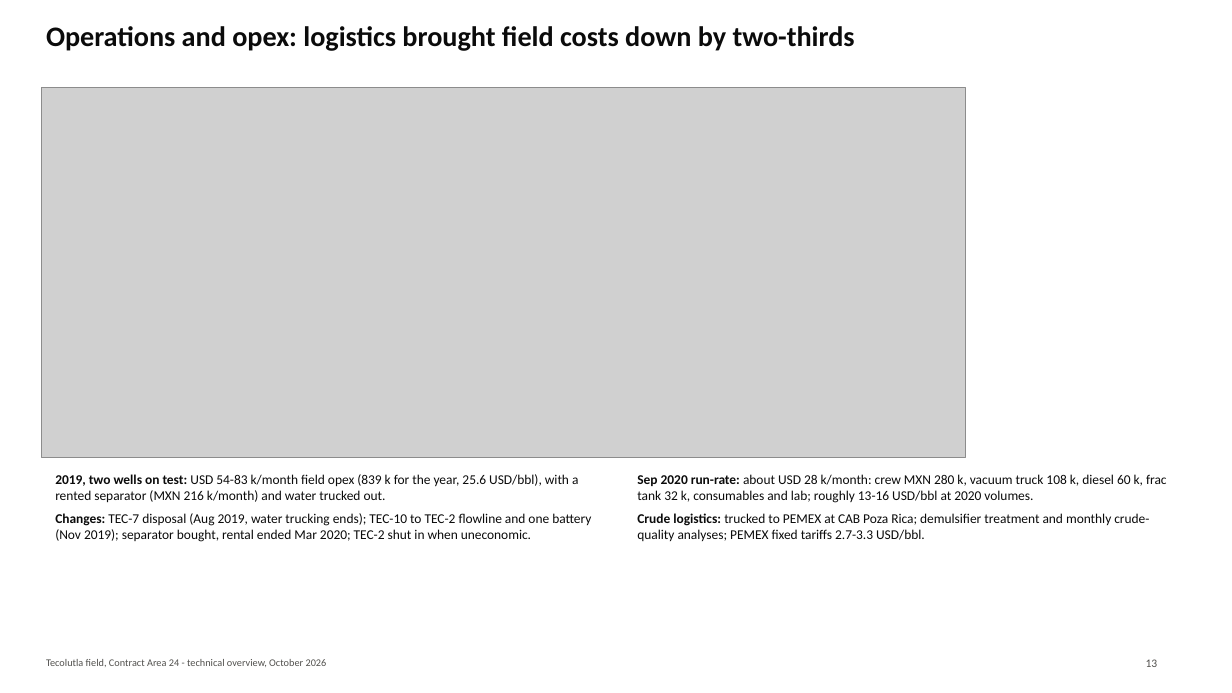
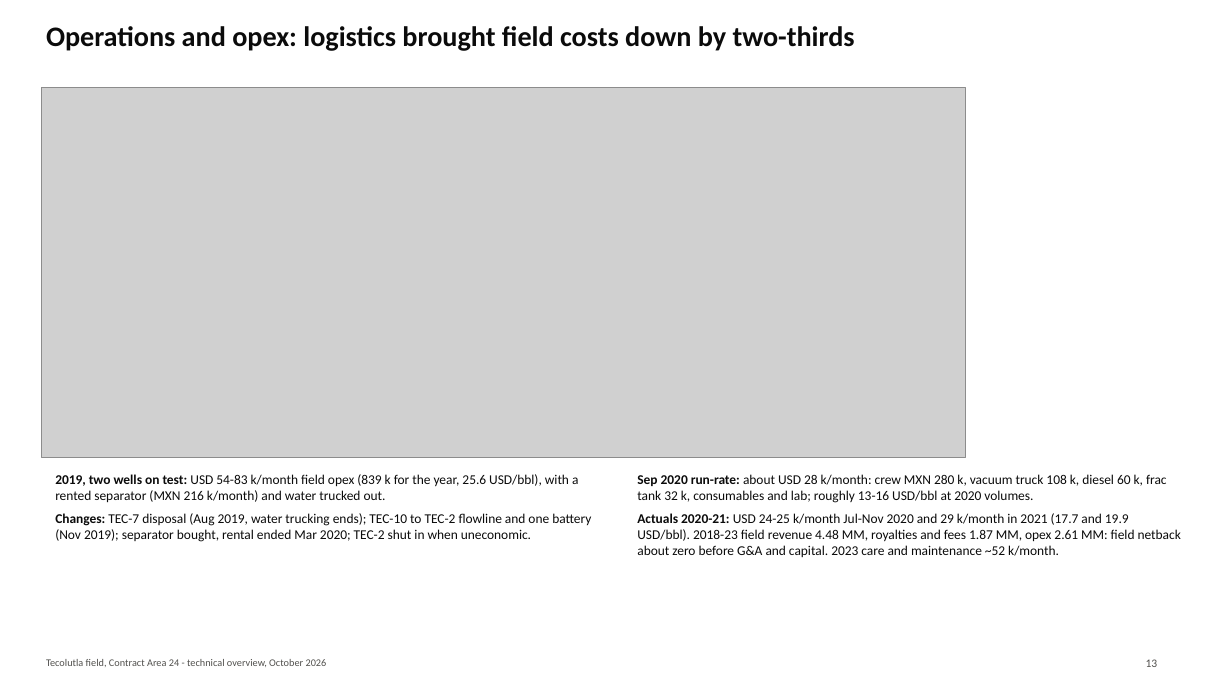
Before and after one commit to gunner1976/git_practice, a slide deck: slide 13 of docs/Tecolutla_Technical_Overview.pptx. Drawn at 1232x693 pixels with LibreOffice and Linux fonts; fonts in the diff are those of the drawing; grey boxes stand for pictures. Boxes give left, top, right and bottom in pixels: in the first picture for what was removed or moved away, otherwise in the second. Text is boxed around its words. In the diff, an @@ line names an element or a change of style, - is before the commit and + after.

```diff
--- a/docs/Tecolutla_Technical_Overview.pptx
+++ b/docs/Tecolutla_Technical_Overview.pptx
@@ text at [637,513,1181,557]: text changed @@
-Crude logistics: trucked to PEMEX at CAB Poza Rica; demulsifier treatment and monthly crude-quality analyses; PEMEX fixed tariffs 2.7-3.3 USD/bbl.
+Actuals 2020-21: USD 24-25 k/month Jul-Nov 2020 and 29 k/month in 2021 (17.7 and 19.9 USD/bbl). 2018-23 field revenue 4.48 MM, royalties and fees 1.87 MM, opex 2.61 MM: field netback about zero before G&A and capital. 2023 care and maintenance ~52 k/month.
```
Also in this commit, not shown: 17 other slides changed, 1 slide added, 2 other files.
